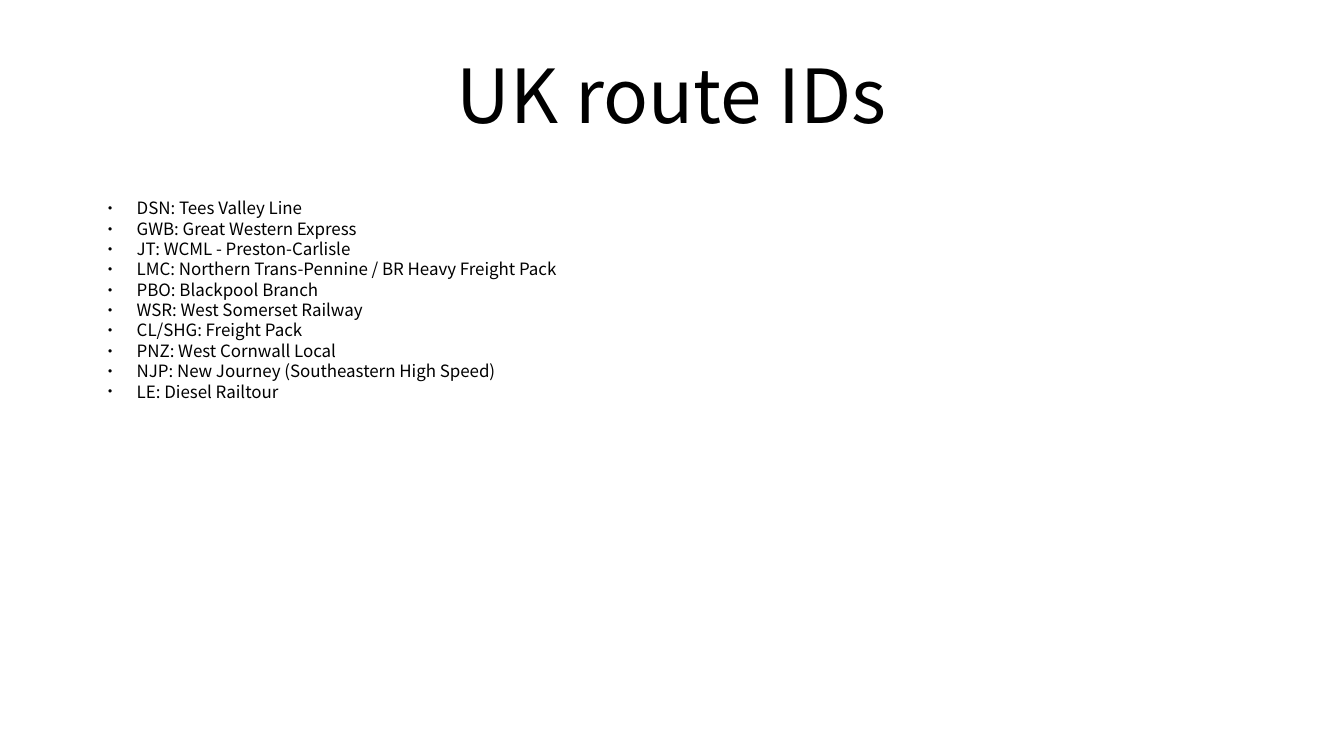
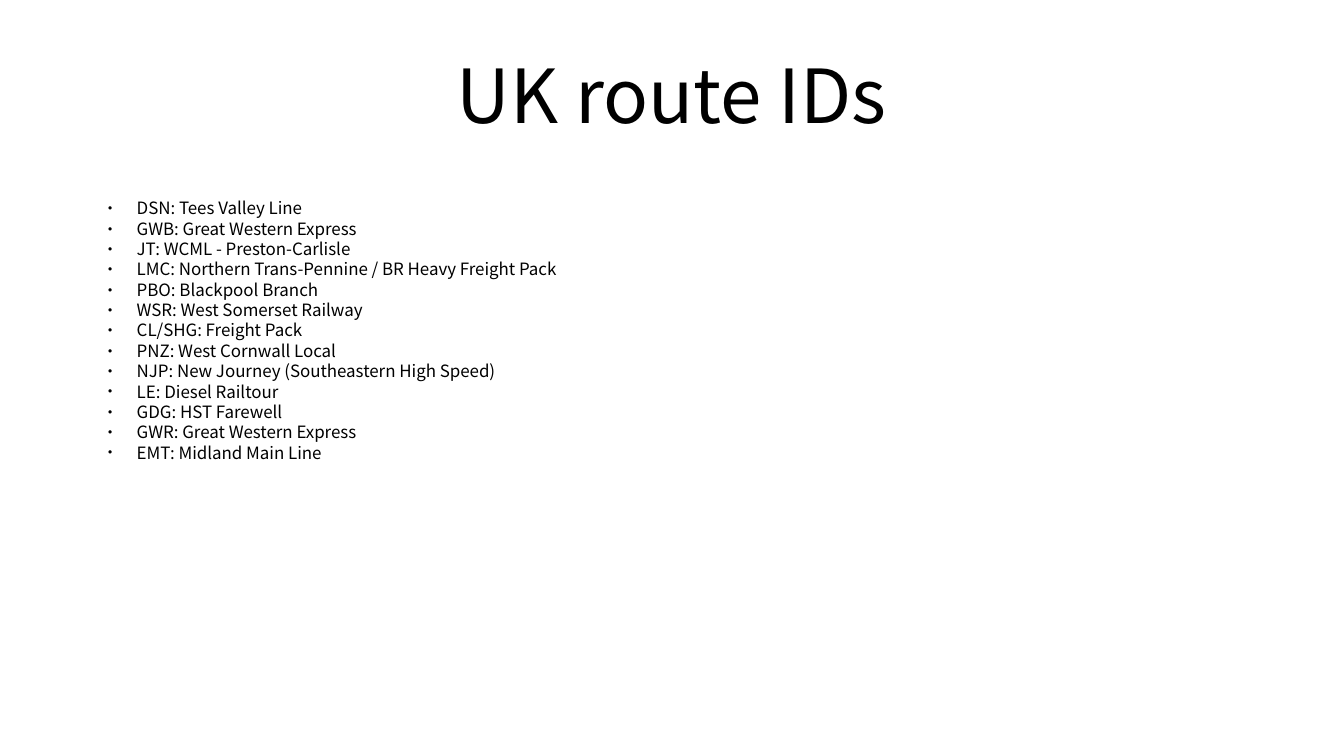
Before and after one commit to FreddyYJ/TSW-RailDriver-Remap, a slide deck: slide 7 of Index.odp. Drawn at 1344x756 pixels with LibreOffice and Linux fonts; fonts in the diff are those of the drawing. Boxes give left, top, right and bottom in pixels: in the first picture for what was removed or moved away, otherwise in the second. Text is boxed around its words. In the diff, an @@ line names an element or a change of style, - is before the commit and + after.

```diff
--- a/Index.odp
+++ b/Index.odp
@@ text at (137, 404, 357, 460): paragraphs added @@
+● GDG: HST Farewell
+● GWR: Great Western Express
+● EMT: Midland Main Line
```
Also in this commit, not shown: 10 other files.
